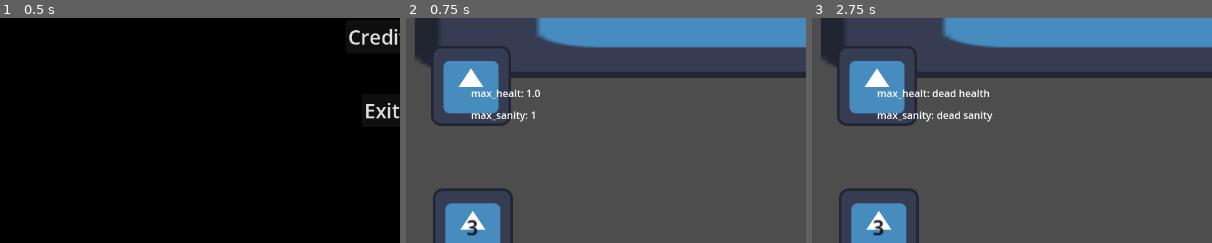
Above: before the commit, frames 1-3 (left to right).
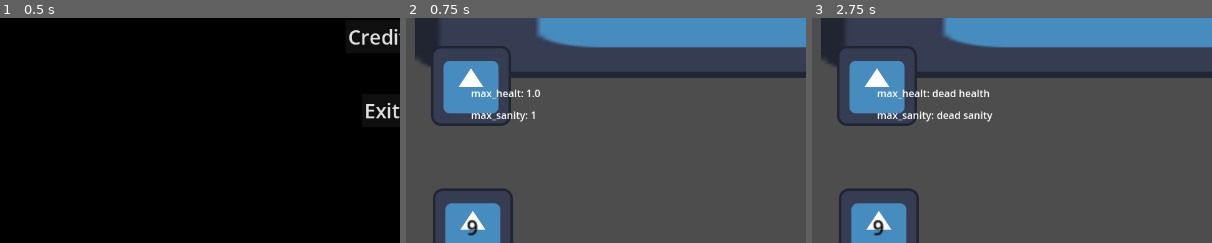
Above: after the commit, the same moments.

Repository: fabio98p/Godot_jam_Brackeys_2025.2
Game: Godot game, scene res://Menus/main_menu.tscn
The game is run twice, just before and just after one commit, with the same random seed, the same clock (stepped at 60 frames per second) and the same inputs. The engine's default icon, where the game draws it, is replaced by a stand-in: a white triangle on a blue panel in a dark square.
Inputs (mouse positions are % of the whole screen's width and height, from its top left):
- Up to frame 1 (0.5 s): no input
- Up to frame 2 (0.75 s): click "Start" at 0.5 s
- Up to frame 3 (2.75 s): tap Enter at 1.25 s; move the mouse to (72, 45) at 1.27 s; click (72, 45) at 1.42 s; tap Space at 2 s; drag from (30, 55) to (50, 26) at 2.02 s
The pictures show only the part of the screen within x 0-50%, y 34-84%; the shares and areas given below are measured in that part.

Frame 1 is identical in both runs. In frame 2, less than 0.1% of the frame differs, in the area x 15-18%, y 89-97%; in frame 3, less than 0.1%.

Commit message:
edit deck handler

Diff:
--- a/Cards/Resources/attack+heal.tres
+++ b/Cards/Resources/attack+heal.tres
@@ -5,9 +5,8 @@
 
 [resource]
 script = ExtResource("1_yygi8")
-name = "sdfsdf"
-description = "dsfsdfcvx"
-img = ExtResource("1_t8xrw")
+name = "attack=heal"
+description = "comboo"
 img_size = Vector2(0, 0)
 sanity_cost = 0
 has_attack = true
--- a/Cards/Resources/attack.tres
+++ b/Cards/Resources/attack.tres
@@ -4,15 +4,15 @@
 
 [resource]
 script = ExtResource("1_q361j")
-name = ""
-description = ""
+name = "attack"
+description = "solo attacco"
 img_size = Vector2(0, 0)
 sanity_cost = 0
-has_attack = false
-attack_damage_value = 10.0
+has_attack = true
+attack_damage_value = 90.0
 attack_target_type = 0.0
 has_heal = false
-heal_value = 25.0
+heal_value = 0.0
 has_self_buff = false
 has_damage_buff = false
 damage_buff_value = 1.0
--- a/Cards/Resources/heal.tres
+++ b/Cards/Resources/heal.tres
@@ -4,30 +4,30 @@
 
 [resource]
 script = ExtResource("1_nu44t")
-name = ""
-description = ""
+name = "heal"
+description = "vita"
 img_size = Vector2(0, 0)
 sanity_cost = 0
 has_attack = false
-attack_damage_value = 10.0
+attack_damage_value = 0.0
 attack_target_type = 0.0
 has_heal = true
-heal_value = 25.0
+heal_value = 200.0
 has_self_buff = false
 has_damage_buff = false
 damage_buff_value = 0.0
 has_defense_buff = false
 defense_buff_value = 0.0
-has_enemy_debuf = false
-has_enemy_damage_debuf = false
-damage_enemy_debuf_value = 0.0
-has_enemy_defense_debuf = false
-enemy_defense_debuf_value = 0.0
+has_enemy_debuff = false
+has_enemy_damage_debuff = false
+damage_enemy_debuff_value = 0.0
+has_enemy_defense_debuff = false
+enemy_defense_debuff_value = 0.0
 has_enemy_damage_poison = false
 enemy_damage_poison_value = 0.0
-has_self_debuf = false
-has_self_damage_debuf = false
-damage_self_debuf_value = 0.0
-has_self_defense_debuf = false
-self_defense_debuf_value = 0.0
+has_self_debuff = false
+has_self_damage_debuff = false
+damage_self_debuff_value = 0.0
+has_self_defense_debuff = false
+self_defense_debuff_value = 0.0
 metadata/_custom_type_script = "uid://bu8tp3x63dsa1"
--- a/Cards/deck.gd
+++ b/Cards/deck.gd
@@ -1,7 +1,7 @@
 extends Node2D
 const CARD_DRAW_SPEED = 0.4
 const CARD_SCENE_PATH = "res://Cards/Card.tscn"
-var player_deck = ["card", "card", "card"]
+var player_deck: Array[CardResource] = GC.runDeck
 @onready var player_hands: Node2D = $"../PlayerHands"
 @onready var area_2d: Area2D = $Area2D
 @onready var collision_shape_2d: CollisionShape2D = $Area2D/CollisionShape2D
@@ -19,7 +19,7 @@
 
 func draw_card():
 	print("draw card")
-	var card_drawn = player_deck[0]
+	var card_drawn: CardResource = player_deck[0]
 	player_deck.erase(card_drawn)
 	if player_deck.size() == 0:
 		collision_shape_2d.disabled = true
@@ -29,5 +29,6 @@
 	var card_scene = preload(CARD_SCENE_PATH)
 
 	var new_card = card_scene.instantiate()
+	new_card.cardResource = card_drawn
 	$"../Cards".add_child(new_card)
 	player_hands.add_card_to_hand(new_card, CARD_DRAW_SPEED)
--- a/Enemy/Resources/enemy1.tres
+++ b/Enemy/Resources/enemy1.tres
@@ -1,6 +1,6 @@
 [gd_resource type="Resource" script_class="EnemyResource" load_steps=8 format=3 uid="uid://dyrtgw3kaoih3"]
 
-[ext_resource type="Script" uid="uid://blnkk5r71x700" path="res://Enemy/enemyAttack.gd" id="1_eufft"]
+[ext_resource type="Script" uid="uid://blnkk5r71x700" path="res://Enemy/enemyAttackResource.gd" id="1_eufft"]
 [ext_resource type="Texture2D" uid="uid://gmuroxlv2inw" path="res://Assets/icon.svg" id="1_vda12"]
 [ext_resource type="Script" uid="uid://blb8oufwqiukd" path="res://Enemy/enemyResource.gd" id="2_eufft"]
 
--- a/Enemy/Resources/enemy2.tres
+++ b/Enemy/Resources/enemy2.tres
@@ -1,6 +1,6 @@
 [gd_resource type="Resource" script_class="EnemyResource" load_steps=6 format=3 uid="uid://datkxnk7ex56r"]
 
-[ext_resource type="Script" uid="uid://blnkk5r71x700" path="res://Enemy/enemyAttack.gd" id="1_buxya"]
+[ext_resource type="Script" uid="uid://blnkk5r71x700" path="res://Enemy/enemyAttackResource.gd" id="1_buxya"]
 [ext_resource type="Texture2D" uid="uid://gmuroxlv2inw" path="res://Assets/icon.svg" id="2_jl84t"]
 [ext_resource type="Script" uid="uid://blb8oufwqiukd" path="res://Enemy/enemyResource.gd" id="3_5xvf8"]
 
--- /dev/null
+++ b/GlobalScripts/GC.gd
@@ -0,0 +1,21 @@
+extends Node
+
+var runDeck: Array[CardResource]
+
+var initialDeck: Array[CardResource] = [
+load("res://Cards/Resources/attack+heal.tres") as CardResource,
+load("res://Cards/Resources/heal.tres") as CardResource,
+load("res://Cards/Resources/attack.tres") as CardResource,
+load("res://Cards/Resources/attack+heal.tres") as CardResource,
+load("res://Cards/Resources/heal.tres") as CardResource,
+load("res://Cards/Resources/attack.tres") as CardResource,
+load("res://Cards/Resources/attack+heal.tres") as CardResource,
+load("res://Cards/Resources/heal.tres") as CardResource,
+load("res://Cards/Resources/attack.tres") as CardResource
+]
+
+func _init() -> void:
+	resetDeck()
+
+func resetDeck():
+	runDeck = initialDeck
--- a/GlobalScripts/GS.gd
+++ /dev/null
@@ -1 +0,0 @@
-extends Node
--- a/project.godot
+++ b/project.godot
@@ -17,7 +17,7 @@
 
 [autoload]
 
-GS="*res://GlobalScripts/GS.gd"
+GC="*res://GlobalScripts/GC.gd"
 Utils="*res://GlobalScripts/Utils.gd"
 
 [display]
Renamed: Enemy/enemyAttack.gd -> Enemy/enemyAttackResource.gd
Renamed: Enemy/enemyAttack.gd.uid -> Enemy/enemyAttackResource.gd.uid
Renamed: GlobalScripts/GS.gd.uid -> GlobalScripts/GC.gd.uid
